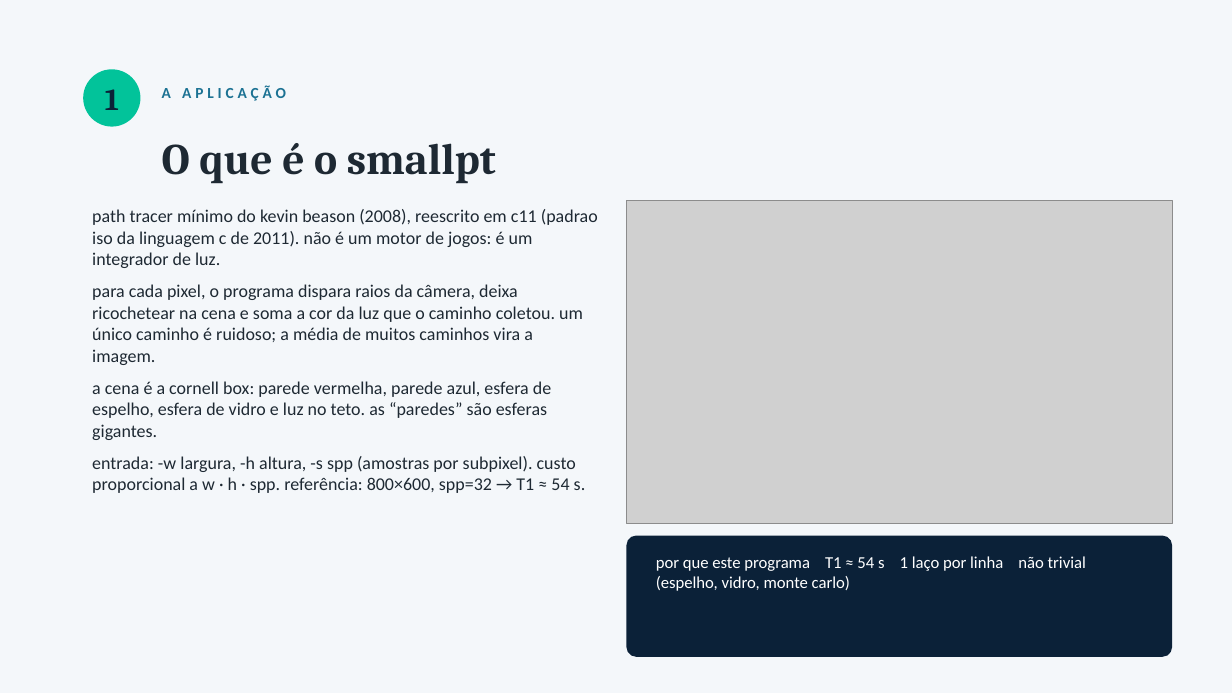
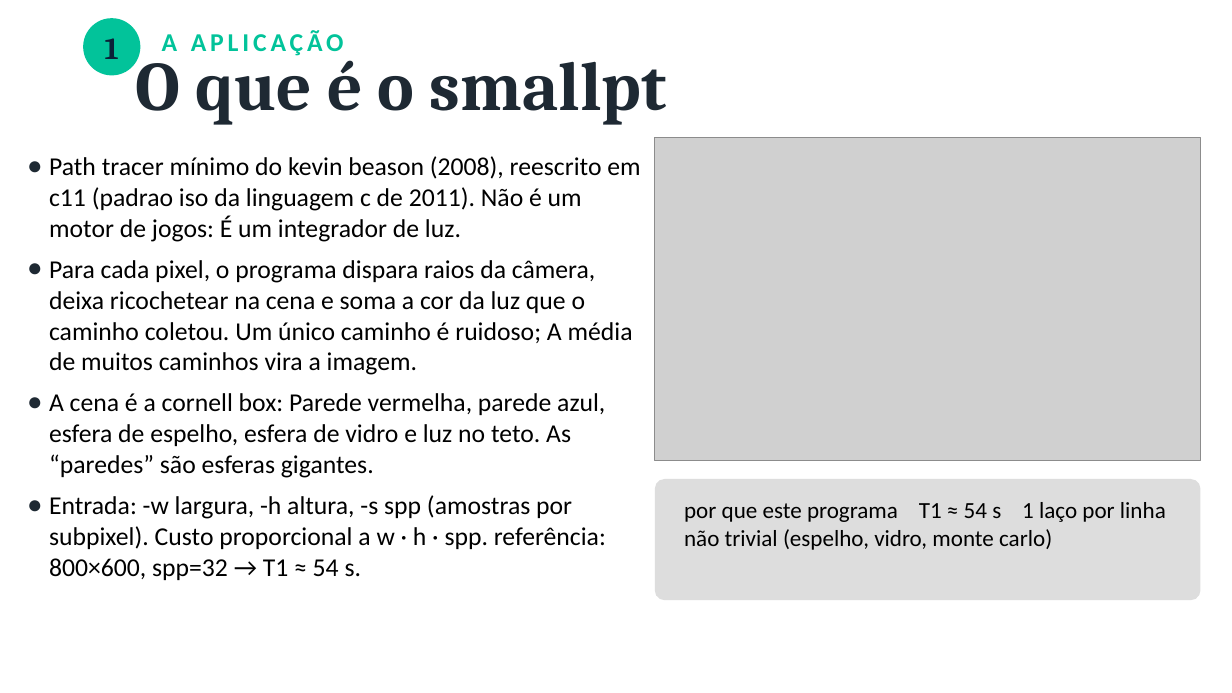
Before and after one commit to bengo501/T1-CompPar-ParalelizacaoDeUmaAplicacaoComOpenMP-, a slide deck: slide 2 of apresentacao/Apresentacao_T1_OpenMP.pptx. Drawn at 1232x693 pixels with LibreOffice and Linux fonts; fonts in the diff are those of the drawing; grey boxes stand for pictures. Boxes give left, top, right and bottom in pixels: in the first picture for what was removed or moved away, otherwise in the second. Text is boxed around its words. In the diff, an @@ line names an element or a change of style, - is before the commit and + after.

```diff
--- a/apresentacao/Apresentacao_T1_OpenMP.pptx
+++ b/apresentacao/Apresentacao_T1_OpenMP.pptx
@@ background #F4F7FA to #FFFFFF @@
@@ 2 texts, 1 ellipse: place and size @@
-2 texts, 1 ellipse at (83,69,286,127)
+2 texts, 1 ellipse at (83,18,344,76)
@@ text "A APLICAÇÃO" at (162,30,344,56): size 12 to 20 pt, text colour #1C7293 to #02C39A @@
@@ text "O que é o smallpt": place and size @@
-text "O que é o smallpt" at (162,143,496,184)
+text "O que é o smallpt" at (135,47,667,125)
@@ text "O que é o smallpt" at (135,47,667,125): size 34 to 54 pt @@
@@ picture: place and size @@
-picture at (627,201,1173,524)
+picture at (655,138,1202,461)
@@ text at (49,156,640,580): text changed; size 14 to 20 pt; text colour #1E2933 to #000000 @@
-path tracer mínimo do kevin beason (2008), reescrito em c11 (padrao iso da linguagem c de 2011). não é um motor de jogos: é um integrador de luz.
-para cada pixel, o programa dispara raios da câmera, deixa ricochetear na cena e soma a cor da luz que o caminho coletou. um único caminho é ruidoso; a média de muitos caminhos vira a imagem.
-a cena é a cornell box: parede vermelha, parede azul, esfera de espelho, esfera de vidro e luz no teto. as “paredes” são esferas gigantes.
-entrada: -w largura, -h altura, -s spp (amostras por subpixel). custo proporcional a w · h · spp. referência: 800×600, spp=32 → T1 ≈ 54 s.
+● Path tracer mínimo do kevin beason (2008), reescrito em c11 (padrao iso da linguagem c de 2011). Não é um motor de jogos: É um integrador de luz.
+● Para cada pixel, o programa dispara raios da câmera, deixa ricochetear na cena e soma a cor da luz que o caminho coletou. Um único caminho é ruidoso; A média de muitos caminhos vira a imagem.
+● A cena é a cornell box: Parede vermelha, parede azul, esfera de espelho, esfera de vidro e luz no teto. As “paredes” são esferas gigantes.
+● Entrada: -w largura, -h altura, -s spp (amostras por subpixel). Custo proporcional a w · h · spp. referência: 800×600, spp=32 → T1 ≈ 54 s.
@@ rounded rectangle: place and size @@
-rounded rectangle at (627,536,1173,657)
+rounded rectangle at (655,479,1202,600)
@@ rounded rectangle at (655,479,1202,600): fill #0B2138 to #DDDDDD @@
@@ text "por que este programa T1 ...": place and size @@
-text "por que este programa T1 ..." at (656,556,1086,591)
+text "por que este programa T1 ..." at (684,502,1166,550)
@@ text "por que este programa T1 ..." at (684,502,1166,550): size 13 to 18 pt, text colour #FFFFFF to #000000 @@
```
Also in this commit, not shown: 10 other slides changed, 2 other files.
